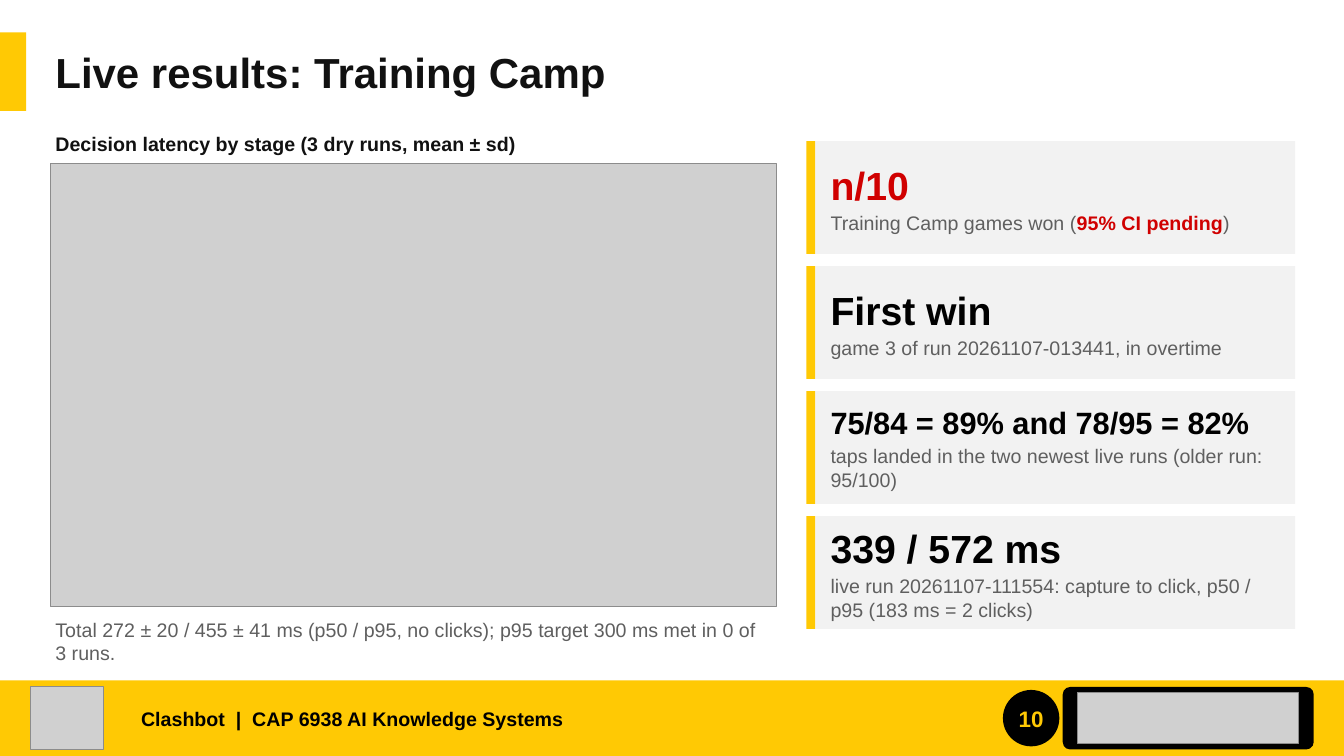
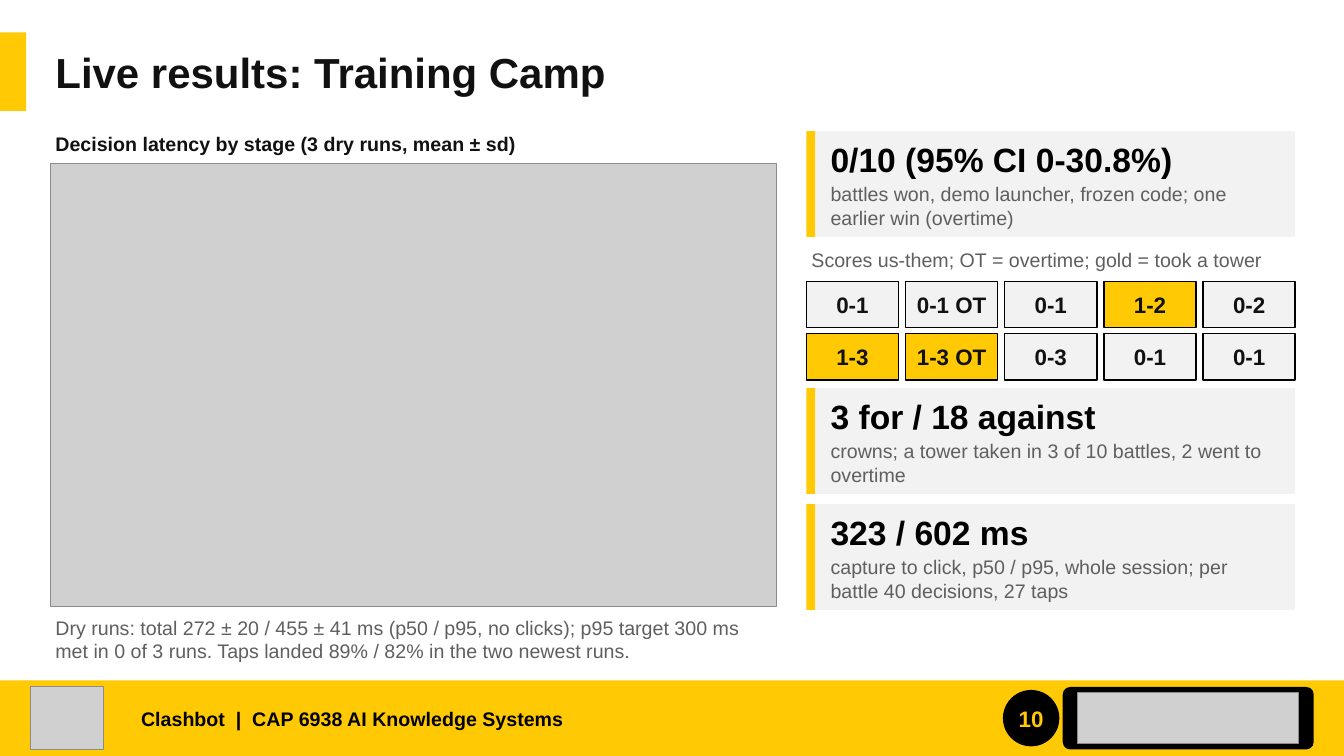
Before and after one commit to JylerTackson/clashBot, a slide deck: slide 10 of docs/report/slides/clashbot_showcase.pptx. Drawn at 1344x756 pixels with LibreOffice and Linux fonts; fonts in the diff are those of the drawing; grey boxes stand for pictures. Boxes give left, top, right and bottom in pixels: in the first picture for what was removed or moved away, otherwise in the second. Text is boxed around its words. In the diff, an @@ line names an element or a change of style, - is before the commit and + after.

```diff
--- a/docs/report/slides/clashbot_showcase.pptx
+++ b/docs/report/slides/clashbot_showcase.pptx
@@ rectangle: place and size @@
-rectangle at <box>807,141,816,254</box>
+rectangle at <box>807,131,816,237</box>
@@ rectangle "0/10 (95% CI 0-30.8%)": place and size @@
-rectangle "0/10 (95% CI 0-30.8%)" at <box>816,141,1296,254</box>
+rectangle "0/10 (95% CI 0-30.8%)" at <box>816,131,1296,237</box>
@@ text in rectangle at <box>831,147,1227,229</box>: text changed @@
-n/10
-Training Camp games won (95% CI pending)
+0/10 (95% CI 0-30.8%)
+battles won, demo launcher, frozen code; one earlier win (overtime)
@@ rectangle removed at <box>807,266,816,379</box> @@
@@ text added at <box>811,253,1261,271</box>, 14 pt, text #5F5F5F @@
+Scores us-them; OT = overtime; gold = took a tower
@@ rectangle removed at <box>816,266,1296,379</box> @@
-First win
-game 3 of run 20261107-013441, in overtime
@@ rectangle added at <box>807,281,898,328</box>, fill #F2F2F2, outline #000000 1 pt, 16 pt, text #111111, bold @@
+0-1
@@ rectangle added at <box>905,281,997,328</box>, fill #F2F2F2, outline #000000 1 pt, 16 pt, text #111111, bold @@
+0-1 OT
@@ rectangle added at <box>1005,281,1097,328</box>, fill #F2F2F2, outline #000000 1 pt, 16 pt, text #111111, bold @@
+0-1
@@ rectangle added at <box>1104,281,1196,328</box>, fill #FFC904, outline #000000 1 pt, 16 pt, text #111111, bold @@
+1-2
@@ rectangle added at <box>1204,281,1296,328</box>, fill #F2F2F2, outline #000000 1 pt, 16 pt, text #111111, bold @@
+0-2
@@ rectangle added at <box>807,334,898,380</box>, fill #FFC904, outline #000000 1 pt, 16 pt, text #111111, bold @@
+1-3
@@ rectangle added at <box>905,334,997,380</box>, fill #FFC904, outline #000000 1 pt, 16 pt, text #111111, bold @@
+1-3 OT
@@ rectangle added at <box>1005,334,1097,380</box>, fill #F2F2F2, outline #000000 1 pt, 16 pt, text #111111, bold @@
+0-3
@@ rectangle added at <box>1104,334,1196,380</box>, fill #F2F2F2, outline #000000 1 pt, 16 pt, text #111111, bold @@
+0-1
@@ rectangle added at <box>1204,334,1296,380</box>, fill #F2F2F2, outline #000000 1 pt, 16 pt, text #111111, bold @@
+0-1
@@ rectangle: place and size @@
-rectangle at <box>807,391,816,504</box>
+rectangle at <box>807,388,816,494</box>
@@ rectangle added at <box>816,388,1296,494</box>, fill #F2F2F2, 14 pt, text #5F5F5F @@
+3 for / 18 against
+crowns; a tower taken in 3 of 10 battles, 2 went to overtime
@@ rectangle removed at <box>816,391,1296,504</box> @@
-75/84 = 89% and 78/95 = 82%
-taps landed in the two newest live runs (older run: 95/100)
@@ rectangle: place and size @@
-rectangle at <box>807,516,816,629</box>
+rectangle at <box>807,504,816,610</box>
@@ rectangle "323 / 602 ms": place and size @@
-rectangle "323 / 602 ms" at <box>816,516,1296,629</box>
+rectangle "323 / 602 ms" at <box>816,504,1296,610</box>
@@ text in rectangle at <box>831,521,1227,602</box>: text changed @@
-339 / 572 ms
-live run 20261107-111554: capture to click, p50 / p95 (183 ms = 2 clicks)
+323 / 602 ms
+capture to click, p50 / p95, whole session; per battle 40 decisions, 27 taps
@@ text at <box>55,621,739,662</box>: text changed @@
-Total 272 ± 20 / 455 ± 41 ms (p50 / p95, no clicks); p95 target 300 ms met in 0 of 3 runs.
+Dry runs: total 272 ± 20 / 455 ± 41 ms (p50 / p95, no clicks); p95 target 300 ms met in 0 of 3 runs. Taps landed 89% / 82% in the two newest runs.
```
Also in this commit, not shown: 4 other slides changed, 1 slide added, 1 slide removed, 4 other files.
